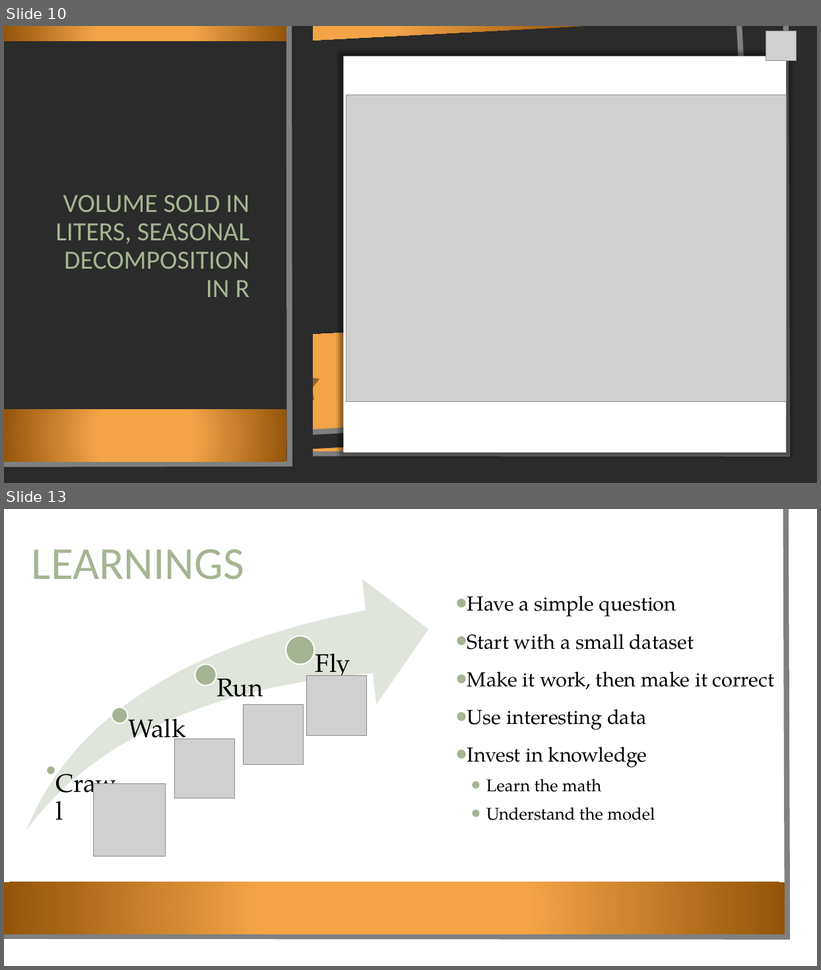
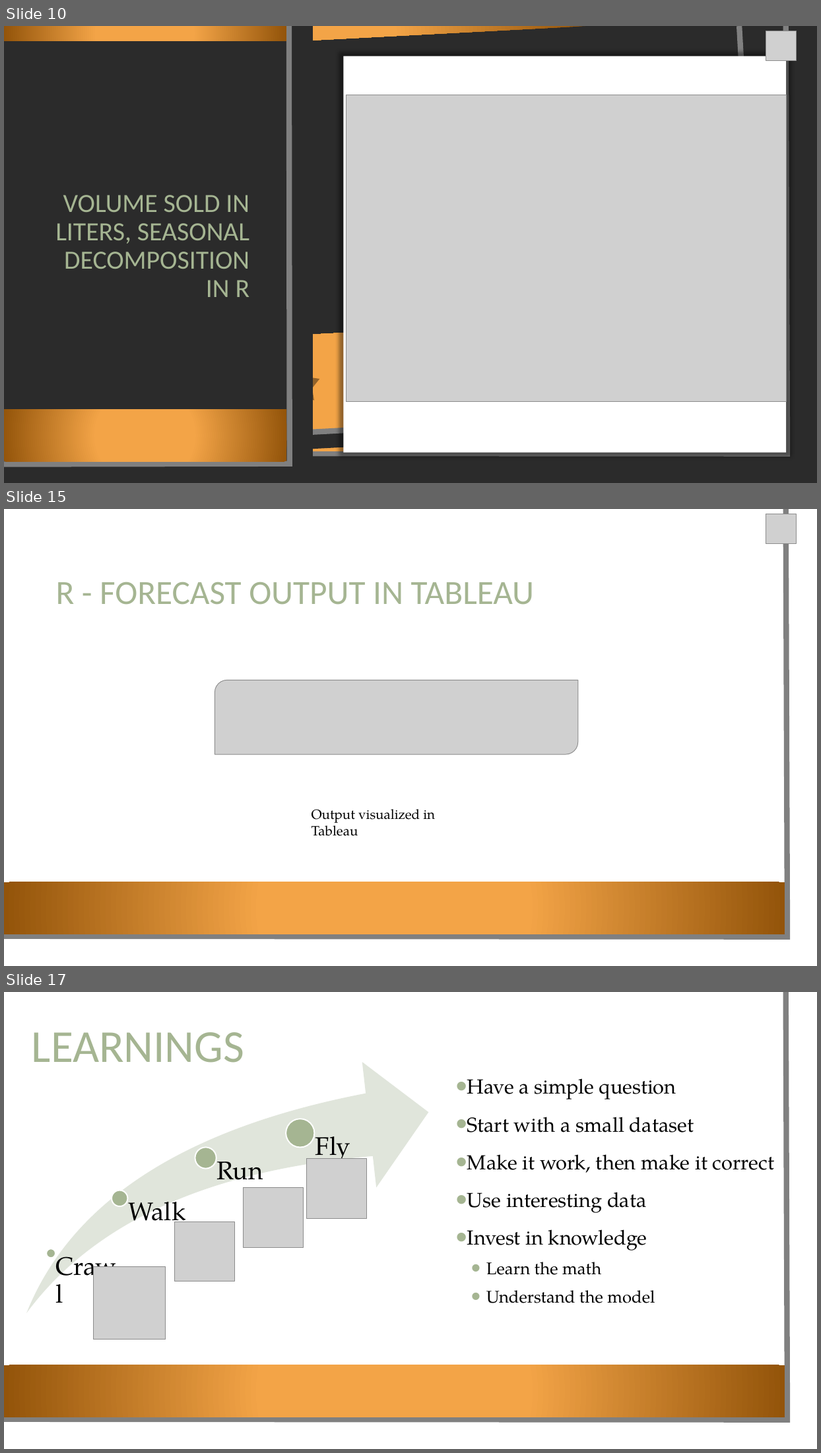
Before and after one commit to loriepeach1/project3_iowa, a slide deck: other/presentation.pptx. Shown one above the other, each under a label of ours: slides 10 and 13 before the commit, slides 10, 15 and 17 after it; the slides between them are not shown. The pictures are 821x970 and 821x1453 pixels, drawn with LibreOffice and Linux fonts; fonts in the diff are those of the drawing; grey boxes stand for pictures; background and template pictures are left out; a plain dark background stands for a picture behind light text. Boxes give left, top, right and bottom in pixels: in the first picture for what was removed or moved away, otherwise in the second. Text is boxed around its words. In the diff, an @@ line names an element or a change of style, - is before the commit and + after.

```diff
--- a/other/presentation.pptx
+++ b/other/presentation.pptx
@@ slide 15 added at (x1=4, y1=509, x2=817, y2=966), background picture (left out); not listed: 3 template elements that a slide beside it also shows @@
@@ picture added at (x1=766, y1=514, x2=797, y2=544) @@
@@ title added at (x1=56, y1=582, x2=534, y2=604), 40 pt, text #A5B592 @@
+R - FORECAST OUTPUT IN TABLEAU
@@ picture added at (x1=215, y1=681, x2=579, y2=755) @@
@@ text added at (x1=312, y1=809, x2=435, y2=836), 16 pt, text #000000 @@
+Output visualized in Tableau
@@ what was slide 13 is now slide 17 @@
```
Also in this commit, not shown: 4 slides changed, 4 other slides added, 1 slide removed, 1 other file.
